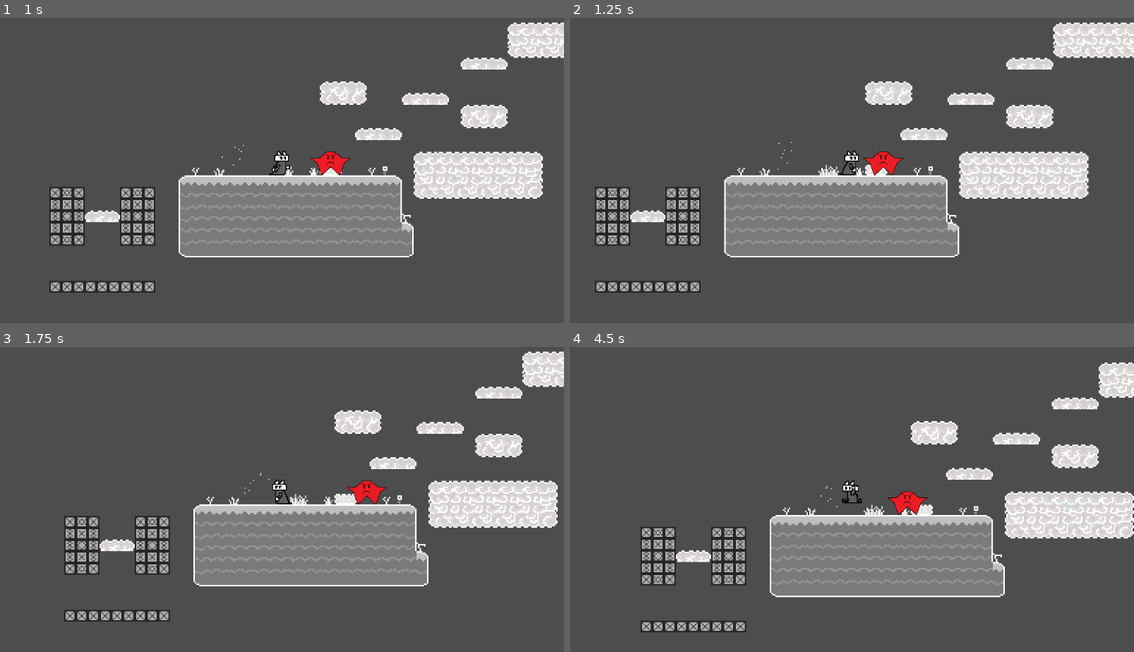
Above: before the commit, frames 1-4 (two rows, left to right).
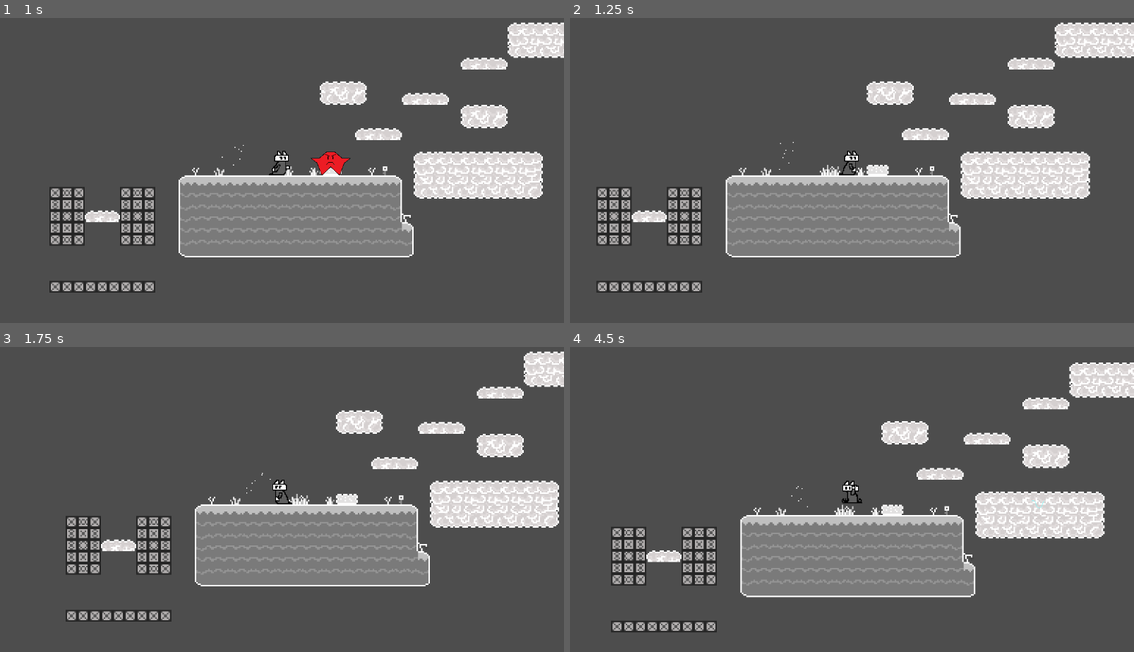
Above: after the commit, the same moments.

Repository: MidnightWolfe/Github-Game-Jam-2024
Game: Godot game, scene res://node_2d.tscn
Same seed, same stepped clock (60 frames per second), same inputs: the game is played once before the commit and once after it.
Inputs:
- Up to frame 1 (1 s): tap Enter (enter) at 0.5 s; hold D (right) from 0.53 s (still down); tap 1 (1) at 0.6 s; tap 2 (2) at 0.8 s
- Up to frame 2 (1.25 s): keep holding D (right)
- Up to frame 3 (1.75 s): release D (right) at 1.28 s; hold A (left) from 1.28 s (still down); tap 2 (2) at 1.35 s; tap 3 (3) at 1.55 s
- Up to frame 4 (4.5 s): release A (left) at 2.03 s; hold D (right) 2.03-3.53 s; tap 3 (3) at 2.1 s; tap Enter (enter) at 2.3, 2.85 s; tap Space (space) at 3.05, 3.6 s; hold A (left) from 3.53 s (still down); tap 1 (1) at 3.8, 4.35 s

Frame 1 is identical in both runs. In frame 2, 5.2% of the frame differs, in the area x 4-100%, y 1-91%; in frame 3, 5.0%; in frame 4, 15%, in the area x 7-100%, y 5-94%.

Commit message:
Added Enemy and PLayer interactions - hit points and death

Diff:
--- a/gamejam/enemy.gd
+++ b/gamejam/enemy.gd
@@ -1,3 +1,7 @@
+# Useful Videos for creating the enemy mechanics
+	# https://www.youtube.com/watch?v=9u59U-DWNJs
+	# https://www.youtube.com/watch?v=SGd9TlqkaFU
+	# https://www.youtube.com/watch?v=24hXJnwRim0
 extends CharacterBody2D
 
 var speed = 50
@@ -5,14 +9,43 @@
 var player_chase = false
 var player = null
 
+var playerInAttackRange = false
+var playerAttackCooldown = true
+var health = 1  #Enemies are currently one hit
+var IsEnemyAlive = true
+
 func _ready() -> void:
-	$Enemy_Animation.play("enemy")
+	$Enemy_Animation.play("enemy") #The animation that causes the enemy to walk back and forth
 
-# Functions to have the enemy chase the player - may not be needed
-func _on_detection_area_body_entered(body: Node2D) -> void:
-	player = body
-	player_chase = true ## bad guy chase player in the "chase zone"
+func _physics_process(delta: float) -> void:
+	player_attack()
+	if health <= 0:
+		IsEnemyAlive = false
+		health = 0
+		print("Enemy has been unalived")
+		self.queue_free() #This makes the enemy disappear - there are currently no (death) animations
 
-func _on_detection_area_body_exited(body: Node2D) -> void:
-	player = null
-	player_chase = false ## bad guy stop chasing player - player our of "chase zone"
+## This is currently used to determine if the enemy is in the player hitbox
+func enemy():
+	pass;
+
+func _on_enemy_hit_box_body_entered(body: Node2D) -> void:
+	if body.has_method("player"):
+		playerInAttackRange = true
+
+func _on_enemy_hit_box_body_exited(body: Node2D) -> void:
+	if body.has_method("player"):
+		playerInAttackRange = false
+
+##Functions that happen while the player is attacking
+#This is currently set up so that when the player touches the enemy, the enemy is "attacked". This should be changed to the spell mechanics
+func player_attack():
+	if playerInAttackRange and playerAttackCooldown == true:
+		health = health - 1
+		playerAttackCooldown = false
+		$Attack_Cooldown_Timer.start()
+		print("Enemy took -1 damage")
+		print(health)
+
+func _on_attack_cooldown_timer_timeout() -> void:
+	playerAttackCooldown = true
--- a/gamejam/node_2d.tscn
+++ b/gamejam/node_2d.tscn
@@ -162,6 +162,21 @@
 gravity = Vector3(0, 0, 0)
 scale_min = 2.0
 scale_max = 2.0
+
+[sub_resource type="Animation" id="Animation_c3jmx"]
+length = 0.001
+tracks/0/type = "value"
+tracks/0/imported = false
+tracks/0/enabled = true
+tracks/0/path = NodePath(".:position")
+tracks/0/interp = 1
+tracks/0/loop_wrap = true
+tracks/0/keys = {
+"times": PackedFloat32Array(0),
+"transitions": PackedFloat32Array(1),
+"update": 0,
+"values": [Vector2(133, 24)]
+}
 
 [sub_resource type="Animation" id="Animation_l1a4p"]
 resource_name = "enemy"
@@ -180,21 +195,6 @@
 "values": [Vector2(133, 24), Vector2(250, 24), Vector2(133, 24)]
 }
 
-[sub_resource type="Animation" id="Animation_c3jmx"]
-length = 0.001
-tracks/0/type = "value"
-tracks/0/imported = false
-tracks/0/enabled = true
-tracks/0/path = NodePath(".:position")
-tracks/0/interp = 1
-tracks/0/loop_wrap = true
-tracks/0/keys = {
-"times": PackedFloat32Array(0),
-"transitions": PackedFloat32Array(1),
-"update": 0,
-"values": [Vector2(133, 24)]
-}
-
 [sub_resource type="AnimationLibrary" id="AnimationLibrary_imlir"]
 _data = {
 "RESET": SubResource("Animation_c3jmx"),
--- a/gamejam/player.gd
+++ b/gamejam/player.gd
@@ -21,12 +21,23 @@
 var colour = Color(0, 0, 0)
 @onready var animationPath = $AnimatedSprite2D
 
+##Player Attack/HitBox
+var enemyInAttackRange = false
+var enemyAttackCooldown = true
+var health = 10  #Player currently has 10 hit points (HP)
+var IsPlayerAlive = true
+
 var lastDirection = 1
 ##M
 func _physics_process(delta):
 	get_input()
 	move_and_slide()
-
+	enemy_attack()
+	if health <= 0:
+		IsPlayerAlive = false
+		health = 0
+		print("Player has been unalived")
+		self.queue_free() #This makes the player disappear - this needs to be changed so that the player respawns after death
 
 ##Function to get player inputs
 func get_input():
@@ -129,5 +140,29 @@
 			combo.y = combo.y + 1.0
 		if Input.is_action_just_pressed("3"):
 			combo.z = combo.z + 1.0
+	pass
 
+## This is currently used to determine if the player is in the enemy hitbox
+func player():
 	pass
+
+func _on_player_hit_box_body_entered(body: Node2D) -> void:
+	if body.has_method("enemy"):
+		enemyInAttackRange = true
+
+func _on_player_hit_box_body_exited(body: Node2D) -> void:
+	if body.has_method("enemy"):
+		enemyInAttackRange = false
+
+##Functions that happen while the enemy is attacking
+#This is set up so that when the enemy touches the player, the player is "attacked".
+func enemy_attack():
+	if enemyInAttackRange and enemyAttackCooldown == true:
+		health = health - 1
+		enemyAttackCooldown = false
+		$Attack_Cooldown_Timer.start()
+		print("Player took -1 damage")
+		print(health)
+
+func _on_attack_cooldown_timer_timeout() -> void:
+	enemyAttackCooldown = true
--- a/gamejam/player.tscn
+++ b/gamejam/player.tscn
@@ -130,6 +130,9 @@
 [sub_resource type="RectangleShape2D" id="RectangleShape2D_imm38"]
 size = Vector2(19.5, 18.3334)
 
+[sub_resource type="CircleShape2D" id="CircleShape2D_gqfqa"]
+radius = 31.0161
+
 [node name="Player" type="CharacterBody2D"]
 script = ExtResource("1_0hlg0")
 
@@ -155,5 +158,18 @@
 [node name="DashAgainTimer" type="Timer" parent="."]
 wait_time = 0.5
 
+[node name="Player_HitBox" type="Area2D" parent="."]
+collision_layer = 2
+
+[node name="HitBox" type="CollisionShape2D" parent="Player_HitBox"]
+position = Vector2(-4, -1)
+shape = SubResource("CircleShape2D_gqfqa")
+
+[node name="Attack_Cooldown_Timer" type="Timer" parent="."]
+wait_time = 0.5
+
 [connection signal="timeout" from="DashTimer" to="." method="_on_dash_timer_timeout"]
 [connection signal="timeout" from="DashAgainTimer" to="." method="_on_dash_again_timer_timeout"]
+[connection signal="body_entered" from="Player_HitBox" to="." method="_on_player_hit_box_body_entered"]
+[connection signal="body_exited" from="Player_HitBox" to="." method="_on_player_hit_box_body_exited"]
+[connection signal="timeout" from="Attack_Cooldown_Timer" to="." method="_on_attack_cooldown_timer_timeout"]
--- a/gamejam/red_enemy.tscn
+++ b/gamejam/red_enemy.tscn
@@ -3,11 +3,11 @@
 [ext_resource type="Texture2D" uid="uid://ilv5y37tq1bc" path="res://Sprites/red_bad_guy_demo1.png" id="1_34bgd"]
 [ext_resource type="Script" path="res://enemy.gd" id="1_ddthi"]
 
-[sub_resource type="RectangleShape2D" id="RectangleShape2D_xfbcd"]
-size = Vector2(145, 48)
+[sub_resource type="RectangleShape2D" id="RectangleShape2D_vl32j"]
+size = Vector2(94, 48)
 
 [sub_resource type="RectangleShape2D" id="RectangleShape2D_8aop0"]
-size = Vector2(38, 1)
+size = Vector2(84, 48)
 
 [node name="Enemy" type="CharacterBody2D"]
 script = ExtResource("1_ddthi")
@@ -16,17 +16,19 @@
 scale = Vector2(0.1, 0.1)
 texture = ExtResource("1_34bgd")
 
-[node name="Detection_Area" type="Area2D" parent="."]
-collision_layer = 3
-collision_mask = 3
+[node name="Enemy_HitBox" type="Area2D" parent="."]
+collision_layer = 2
 
-[node name="Decetion_Collision_Area" type="CollisionShape2D" parent="Detection_Area"]
-position = Vector2(0.5, 0)
-shape = SubResource("RectangleShape2D_xfbcd")
+[node name="HitBox_Area" type="CollisionShape2D" parent="Enemy_HitBox"]
+position = Vector2(1, 0)
+shape = SubResource("RectangleShape2D_vl32j")
 
 [node name="Stage_Dectection_Area" type="CollisionShape2D" parent="."]
-position = Vector2(0, 23.5)
 shape = SubResource("RectangleShape2D_8aop0")
 
-[connection signal="body_entered" from="Detection_Area" to="." method="_on_detection_area_body_entered"]
-[connection signal="body_exited" from="Detection_Area" to="." method="_on_detection_area_body_exited"]
+[node name="Attack_Cooldown_Timer" type="Timer" parent="."]
+wait_time = 0.25
+
+[connection signal="body_entered" from="Enemy_HitBox" to="." method="_on_enemy_hit_box_body_entered"]
+[connection signal="body_exited" from="Enemy_HitBox" to="." method="_on_enemy_hit_box_body_exited"]
+[connection signal="timeout" from="Attack_Cooldown_Timer" to="." method="_on_attack_cooldown_timer_timeout"]
Not shown: 1 places in gamejam/player.tscn that only renumber resources
